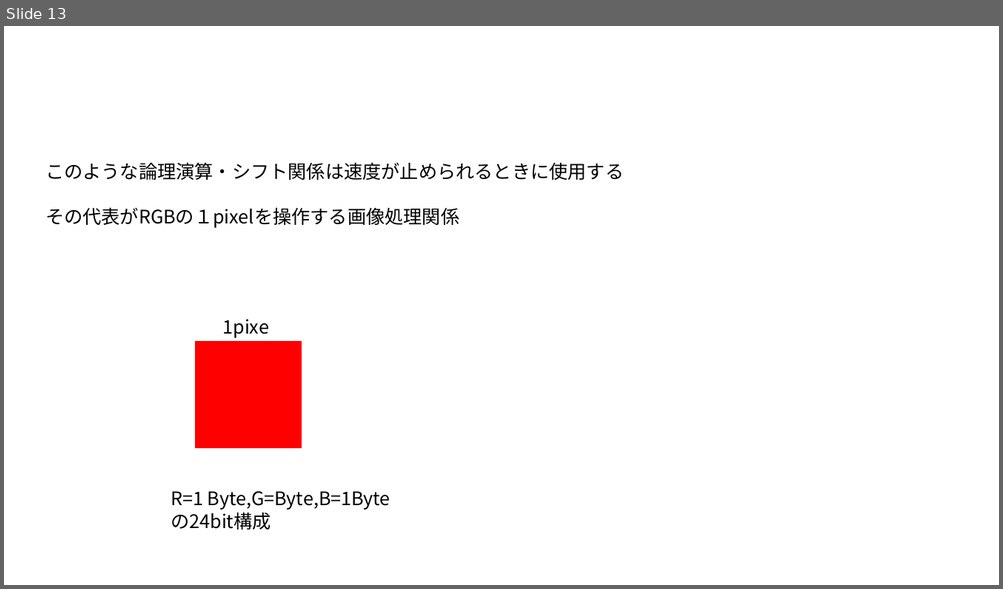
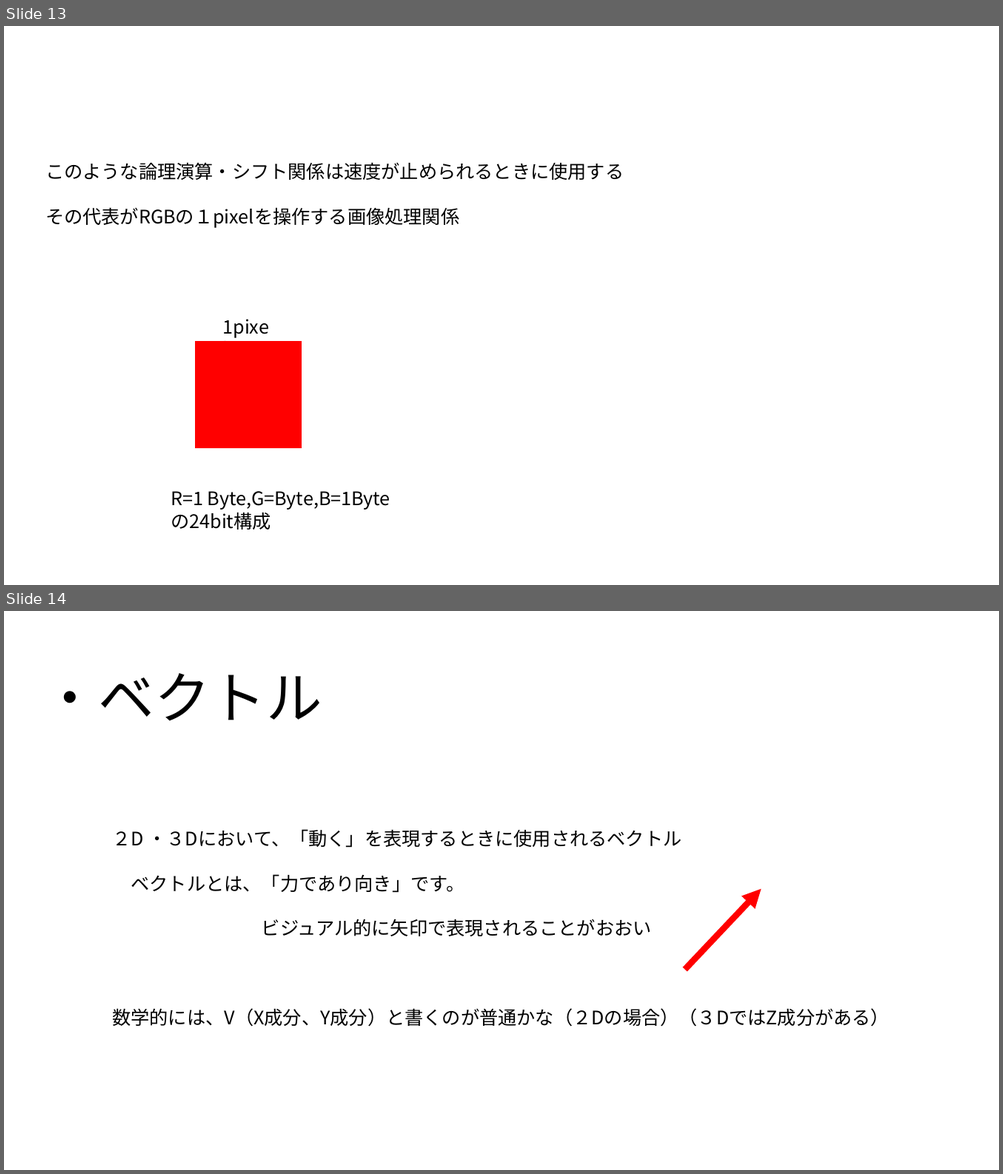
Before and after one commit to UMA729/MySchoolDatas, a slide deck: ゲ数Ⅱ/ゲーム数学.pptx. Shown one above the other, each under a label of ours: slide 13 before the commit, slides 13 and 14 after it. The pictures are 1003x589 and 1003x1174 pixels, drawn with LibreOffice and Linux fonts; fonts in the diff are those of the drawing. Boxes give left, top, right and bottom in pixels: in the first picture for what was removed or moved away, otherwise in the second. Text is boxed around its words. In the diff, an @@ line names an element or a change of style, - is before the commit and + after.

Commit message:
ゲーム数学で新しくvsプロジェクトを作った

```diff
--- a/ゲ数Ⅱ/ゲーム数学.pptx
+++ b/ゲ数Ⅱ/ゲーム数学.pptx
@@ slide 14 added at (4, 611, 999, 1170), background #FFFFFF @@
@@ text added at (42, 673, 322, 721), 54 pt, text #000000 @@
+・ベクトル
@@ text added at (112, 829, 889, 1027), 18 pt, text #000000 @@
+２D ・３Dにおいて、「動く」を表現するときに使用されるベクトル
+ベクトルとは、「力であり向き」です。
+ビジュアル的に矢印で表現されることがおおい
+数学的には、V（X成分、Y成分）と書くのが普通かな（２Dの場合）（３DではZ成分がある）
@@ arrow added from (685, 970) to (761, 889), #FF0000 6 pt @@
```
Also in this commit, not shown: 5 other slides added, 17 other files.
